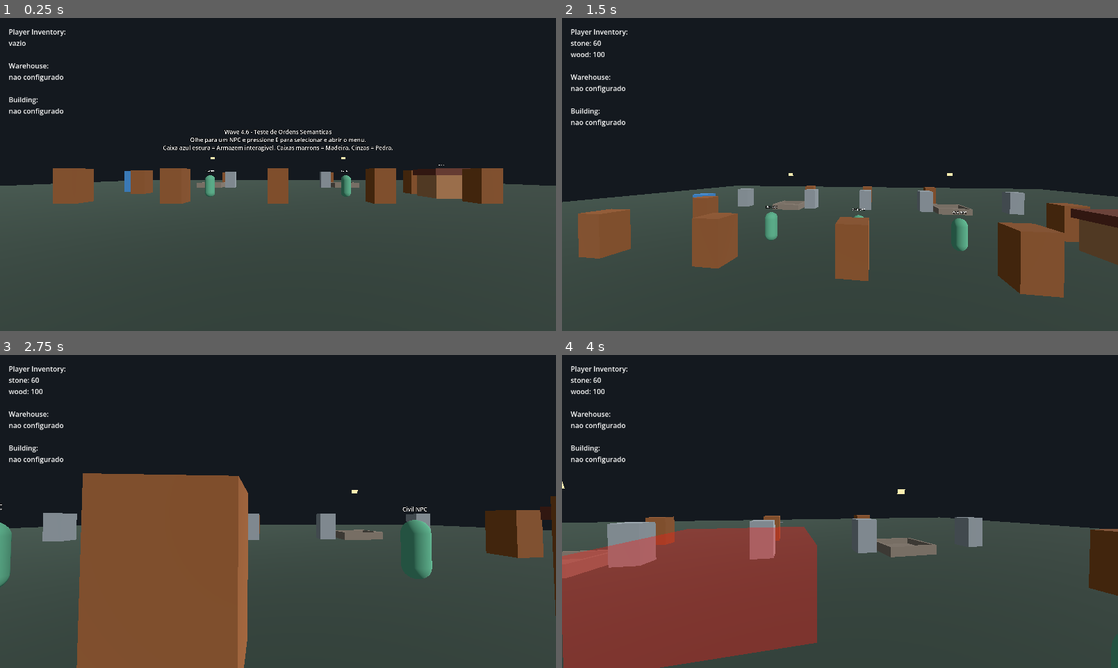
Above: before the commit, frames 1-4 (two rows, left to right).
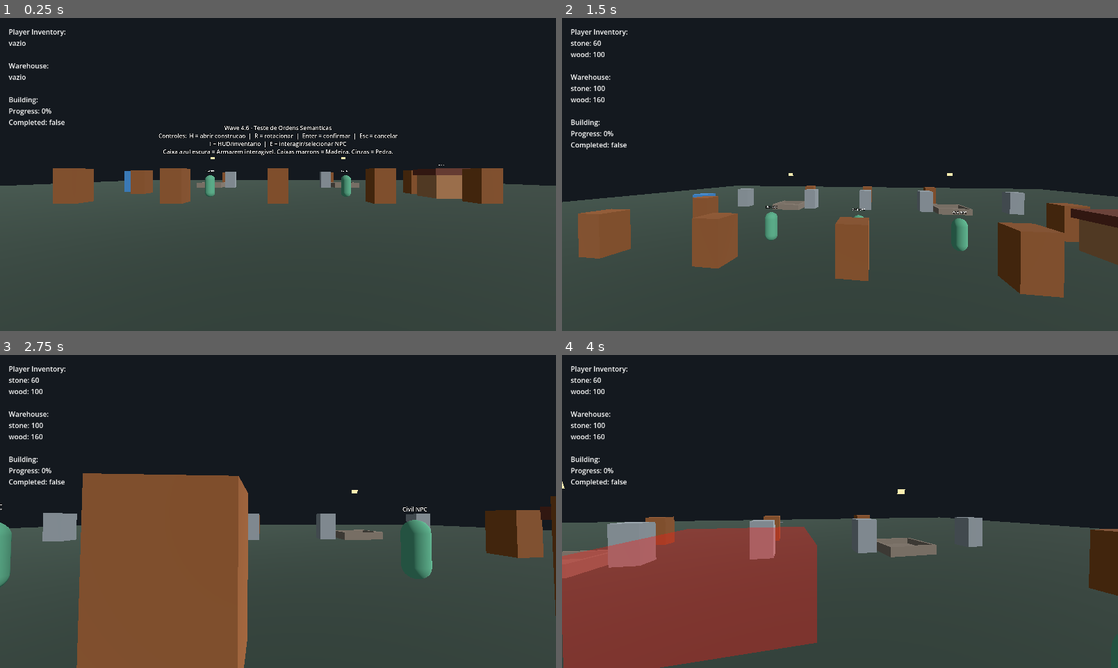
Above: after the commit, the same moments.

Repository: nero0o1/imperio-de-sangue
Game: Godot game, scene res://scenes/test/NPCWave4OrderIntegrationTest.tscn
Two runs of this game, one before a commit and one after it. Both use one fixed random seed, a clock stepped at 60 frames per second and the inputs below. This scene is started directly instead of the project's main scene.
Inputs (mouse positions are in pixels of both pictures, inside the frame that each line leads up to):
- Up to frame 1 (0.25 s): no input
- Up to frame 2 (1.5 s): tap Enter (build_confirm) at 0.5 s; move the mouse to (867, 174) at 0.52 s; hold W (move_forward) from 0.53 s (still down); tap E (interact) at 0.6 s; tap Space (jump) at 0.77 s; move the mouse to (812, 174) at 1.27 s; click (812, 174) at 1.35 s
- Up to frame 3 (2.75 s): keep holding W (move_forward); tap Space (jump) at 1.52 s; tap E (interact) at 1.55, 2.3 s; move the mouse to (289, 505) at 2.02 s; hold Enter (build_confirm) from 2.03 s (still down)
- Up to frame 4 (4 s): keep holding W (move_forward); move the mouse to (834, 517) at 2.77 s; release Enter (build_confirm) at 2.78 s; tap H (build_mode) at 2.85 s; tap Space (jump) at 3.02, 3.77 s; tap E (interact) at 3.05, 3.6 s; move the mouse to (878, 514) at 3.52 s

The runs differ from the first frame. In frame 1, 2.0% of the frame differs, in the area x 1-72%, y 18-44%; in frame 2, 0.5%; in frame 3, 0.5%; in frame 4, 0.5%.

Commit message:
fix: stabilize wave 4.6.2 manual validation blockers

Diff:
--- a/scenes/test/NPCWave4OrderIntegrationTest.tscn
+++ b/scenes/test/NPCWave4OrderIntegrationTest.tscn
@@ -109,7 +109,7 @@
 [node name="InstructionLabel" type="Label3D" parent="."]
 transform = Transform3D(1, 0, 0, 0, 1, 0, 0, 0, 1, 0, 2.5, 15)
 billboard = 1
-text = "Wave 4.6 - Teste de Ordens Semanticas\nOlhe para um NPC e pressione E para selecionar e abrir o menu.\nCaixa azul escura = Armazem interagivel. Caixas marrons = Madeira. Cinzas = Pedra."
+text = "Wave 4.6 - Teste de Ordens Semanticas\nControles:  H = abrir construcao  |  R = rotacionar  |  Enter = confirmar  |  Esc = cancelar\nI = HUD/inventario  |  E = interagir/selecionar NPC\nCaixa azul escura = Armazem interagivel. Caixas marrons = Madeira. Cinzas = Pedra."
 font_size = 28
 outline_size = 8
 
@@ -122,7 +122,7 @@
 [node name="Warehouse" type="Node" parent="." groups=["warehouse"]]
 script = ExtResource("10_warehouse")
 
-[node name="PopulationManager" type="Node" parent="."]
+[node name="PopulationManager" type="Node" parent="." groups=["population_manager"]]
 script = ExtResource("15_population_manager")
 base_capacity = 3
 capacity_per_house = 10
@@ -426,6 +426,8 @@
 offset_bottom = 180.0
 script = ExtResource("13_debug_hud")
 player_inventory_path = NodePath("../../Player/PlayerInventory")
+warehouse_path = NodePath("../../Warehouse")
+building_site_path = NodePath("../../CivilHouseA/BuildingSite")
 
 [node name="GameHUD" parent="HUDLayer" instance=ExtResource("14_game_hud")]
 player_inventory_path = NodePath("../../Player/PlayerInventory")
--- a/scripts/npc/npc_order_executor.gd
+++ b/scripts/npc/npc_order_executor.gd
@@ -269,6 +269,7 @@
 			_npc._begin_semantic_move(_collector_target.global_position, NPCTacticalState.MOVING)
 		COLLECTOR_GOING_TO_GATHER:
 			if not _is_valid_resource_pickup_for_filter(_collector_target, _collector_resource_filter):
+				_collector_target = null
 				_set_collector_state(COLLECTOR_FINDING_RESOURCE)
 				return NPCEnums.OrderStatus.RUNNING
 			_npc._set_semantic_move_target(_collector_target.global_position)
@@ -276,6 +277,7 @@
 				_set_collector_state(COLLECTOR_COLLECTING)
 		COLLECTOR_COLLECTING:
 			if not _is_valid_resource_pickup_for_filter(_collector_target, _collector_resource_filter):
+				_collector_target = null
 				_set_collector_state(COLLECTOR_FINDING_RESOURCE)
 				return NPCEnums.OrderStatus.RUNNING
 			_npc.tactical_state.blocks_auto_movement = true
@@ -550,20 +552,28 @@
 	return scene if scene != null else _npc.get_tree().root
 
 
-func _is_valid_resource_pickup(node: Node) -> bool:
+func _is_valid_resource_pickup(node: Variant) -> bool:
 	return _is_valid_resource_pickup_for_filter(node, &"")
 
 
-func _is_valid_resource_pickup_for_filter(node: Node, resource_filter: StringName) -> bool:
-	if not is_instance_valid(node) or not (node is Node3D):
-		return false
-	if not (_has_property(node, "resource_id") and _has_property(node, "amount") and node.has_method("interact")):
-		return false
-	if int(node.get("amount")) <= 0:
+func _is_valid_resource_pickup_for_filter(node: Variant, resource_filter: StringName) -> bool:
+	if node == null:
+		return false
+
+	var object := node as Object
+	if object == null or not is_instance_valid(object):
+		return false
+
+	var node_ref := object as Node
+	if node_ref == null or not (node_ref is Node3D):
+		return false
+	if not (_has_property(node_ref, "resource_id") and _has_property(node_ref, "amount") and node_ref.has_method("interact")):
+		return false
+	if int(node_ref.get("amount")) <= 0:
 		return false
 	# Aplica filtro de tipo: só aceita pickup se o resource_id coincidir com o filtro ativo.
 	if resource_filter != &"":
-		return StringName(String(node.get("resource_id"))) == resource_filter
+		return StringName(String(node_ref.get("resource_id"))) == resource_filter
 	return true
 
 
Not shown, added: docs/LOCAL_BEFORE_HOTFIX_4_6_2C.patch
Not shown, added: docs/WAVE_4_6_2C_MANUAL_VALIDATION_HOTFIX.md
